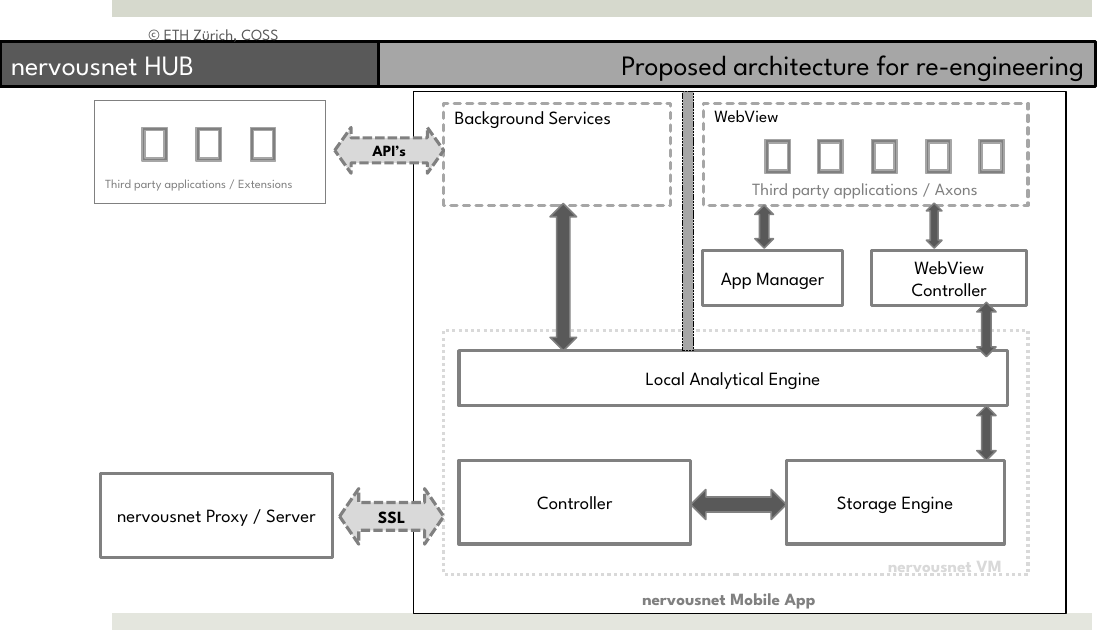
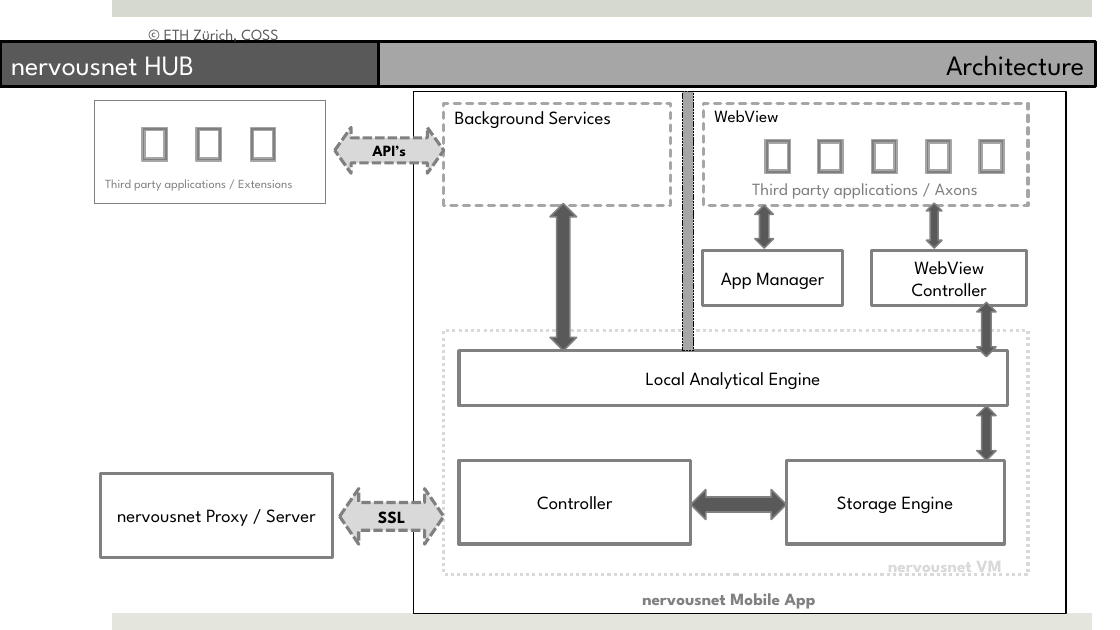
Before and after one commit to prasad79/nervousnet, a slide deck: slide 4 of Documents/Architecture/NervousNet_Redesign.pptx. Drawn at 1120x630 pixels with LibreOffice and Linux fonts; fonts in the diff are those of the drawing. Boxes give left, top, right and bottom in pixels: in the first picture for what was removed or moved away, otherwise in the second. Text is boxed around its words. In the diff, an @@ line names an element or a change of style, - is before the commit and + after.

Commit message:
updated architecture design

```diff
--- a/Documents/Architecture/NervousNet_Redesign.pptx
+++ b/Documents/Architecture/NervousNet_Redesign.pptx
@@ text in rectangle at [946,55,1084,76]: text changed @@
-Proposed architecture for re-engineering
+Architecture
```
Also in this commit, not shown: 2 other slides changed, 1 other file.
